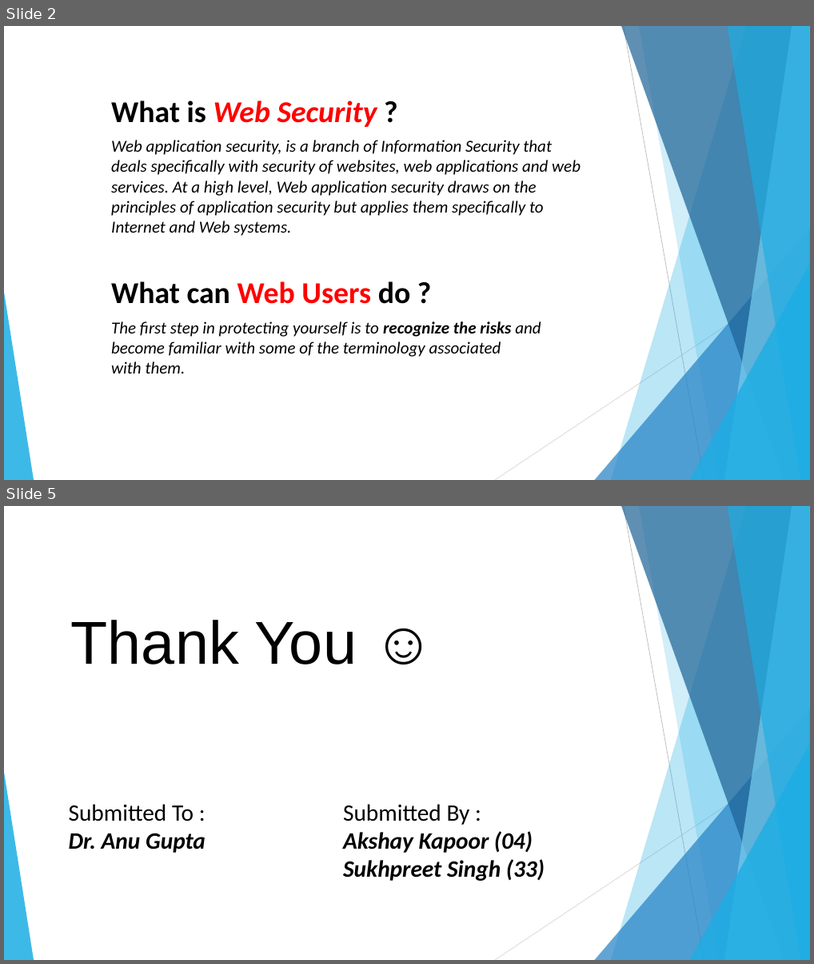
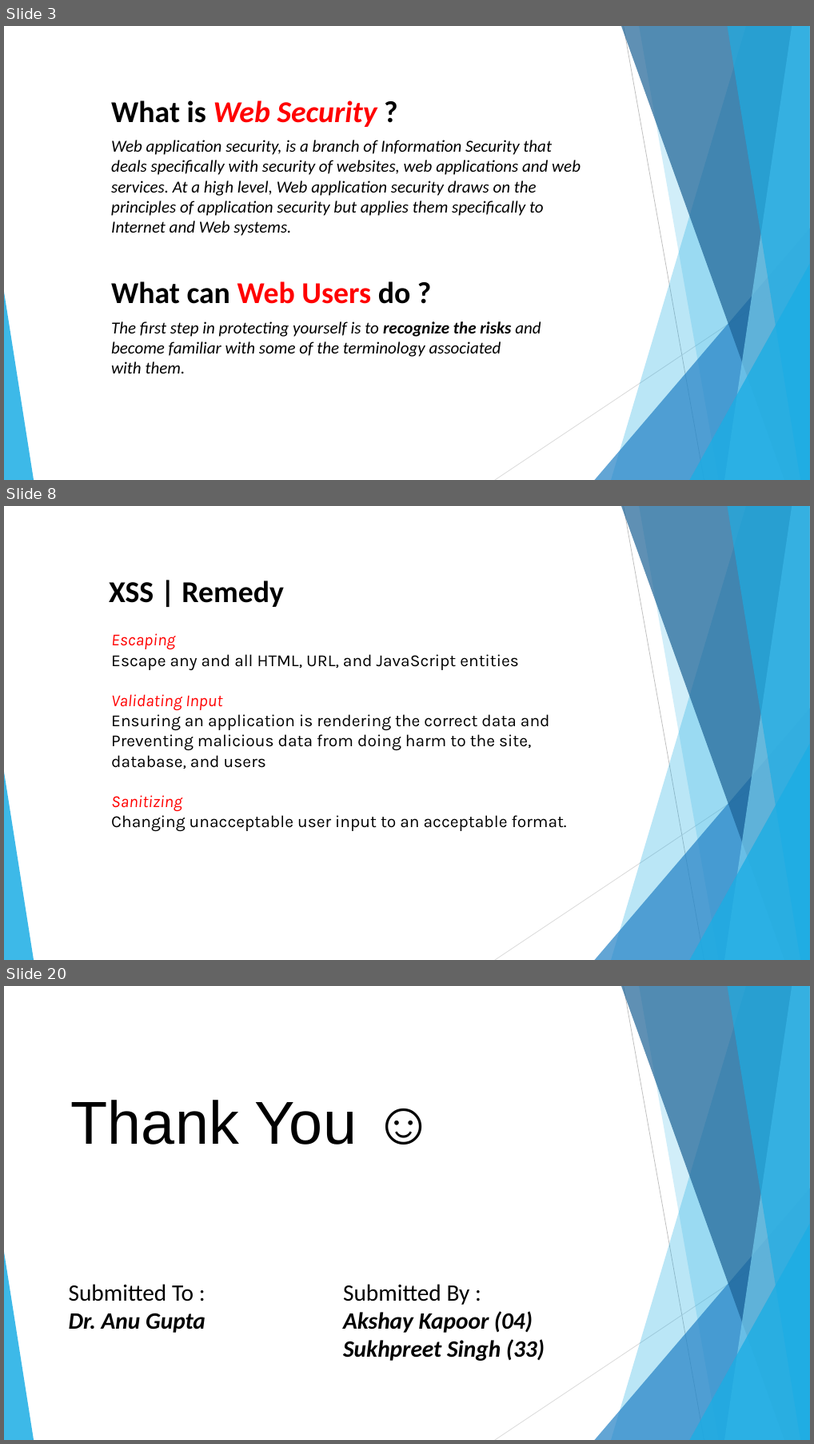
Before and after one commit to tHe-AK/Web-Security-Seminar, a slide deck: Web Security.pptx. Shown one above the other, each under a label of ours: slides 2 and 5 before the commit, slides 3, 8 and 20 after it; the slides between them are not shown. The pictures are 814x964 and 814x1444 pixels, drawn with LibreOffice and Linux fonts; fonts in the diff are those of the drawing. Boxes give left, top, right and bottom in pixels: in the first picture for what was removed or moved away, otherwise in the second. Text is boxed around its words. In the diff, an @@ line names an element or a change of style, - is before the commit and + after.

```diff
--- a/Web Security.pptx
+++ b/Web Security.pptx
@@ slide 8 added at (4,506,810,960), background #FFFFFF; not listed: 10 template elements that a slide beside it also shows @@
@@ text added at (109,580,284,607), 36 pt, text #000000, bold @@
+XSS | Remedy
@@ text added at (111,633,567,831), 20 pt, text #000000 @@
+Escaping
+Escape any and all HTML, URL, and JavaScript entities
+Validating Input
+Ensuring an application is rendering the correct data and Preventing malicious data from doing harm to the site, database, and users
+Sanitizing
+Changing unacceptable user input to an acceptable format.
@@ what was slide 2 is now slide 3 @@
@@ what was slide 5 is now slide 20 @@
```
Also in this commit, not shown: 1 slide changed, 14 other slides added, 6 other files.
